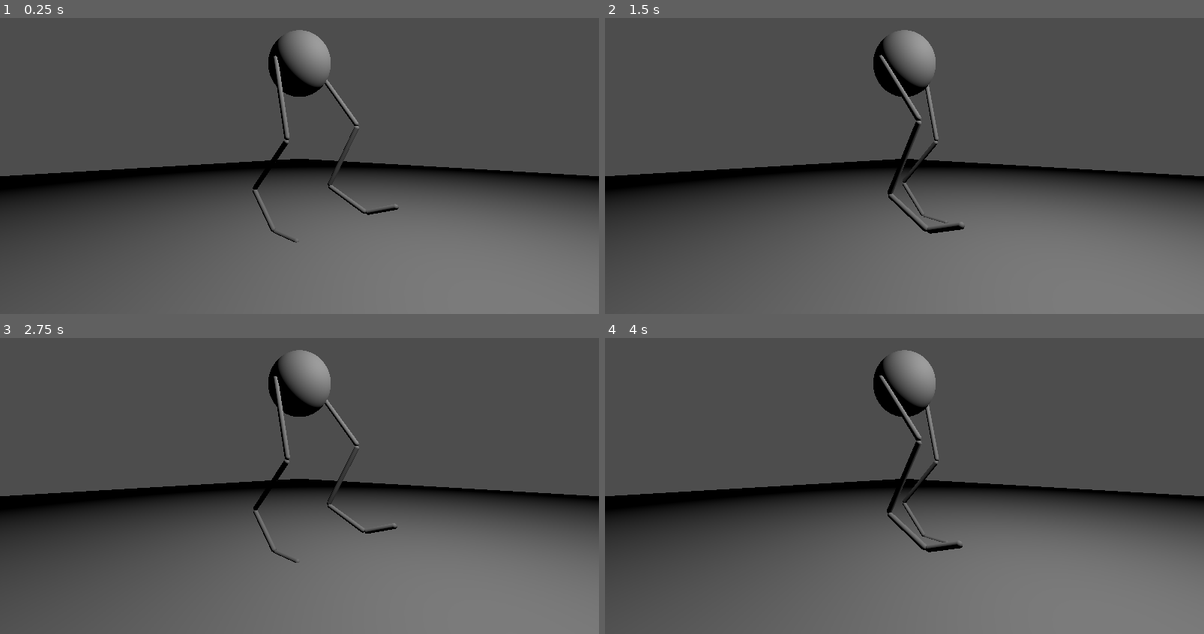
Above: before the commit, frames 1-4 (two rows, left to right).
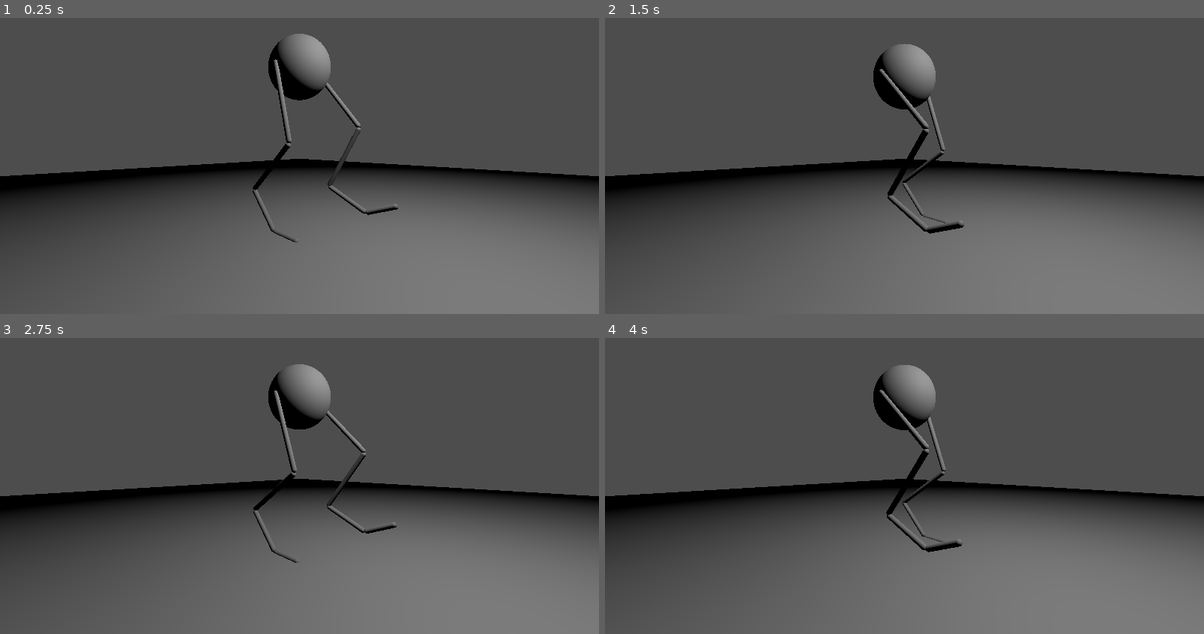
Above: after the commit, the same moments.

Repository: jehoz/legs-and-gaits
Game: Godot game, scene res://scenes/default.tscn
The game is run twice, just before and just after one commit, with the same random seed, the same clock (stepped at 60 frames per second) and the same inputs.
Inputs:
- Up to frame 1 (0.25 s): no input
- Up to frame 2 (1.5 s): no input
- Up to frame 3 (2.75 s): no input
- Up to frame 4 (4 s): no input

The runs differ from the first frame. In frame 1, 0.6% of the frame differs, in the area x 42-67%, y 4-67%; in frame 2, 2.3%; in frame 3, 2.3%; in frame 4, 2.4%, in the area x 44-60%, y 4-73%.

Commit message:
Add bounce to body segment based on leg movement

Diff:
--- a/scripts/body_segment.gd
+++ b/scripts/body_segment.gd
@@ -7,6 +7,7 @@
 var leg_r: Leg = null
 
 var resting_height: float = 0
+var y_velocity: float = 0
 
 func _init(blueprint: BodySegmentBlueprint):
 	radius = blueprint.radius
@@ -19,7 +20,7 @@
 		add_child(leg_l)
 
 		leg_r = Leg.new(blueprint.leg_blueprint, PI)
-		leg_l.name = "Leg R"
+		leg_r.name = "Leg R"
 		add_child(leg_r)
 
 		oscillator = Oscillator.new(2 * blueprint._speed, blueprint._phase_offset + 0.93)
@@ -28,7 +29,7 @@
 
 func _ready():
 	if leg_l != null:
-		resting_height = leg_l.max_length() * 0.9
+		resting_height = leg_l.max_length() * 0.85
 		leg_l.position.x = -radius
 
 	if leg_r != null:
@@ -43,4 +44,15 @@
 	position.y = resting_height
 
 func _process(delta):
-	position.y = resting_height - 0.025 * oscillator.asymmetric(1.0)
+	if leg_l == null:
+		return
+
+	var y_target = resting_height - 0.05
+	if leg_l.is_load_phase() or leg_r.is_load_phase():
+		y_target = resting_height + 0.05
+
+	var error = y_target - position.y
+	y_velocity = 1.25 * error - 0.95 * (error - y_velocity)
+
+	position.y += y_velocity * delta
+	#position.y = resting_height - 0.025 * oscillator.asymmetric(-1.0)
--- a/scripts/leg.gd
+++ b/scripts/leg.gd
@@ -101,6 +101,9 @@
 	foot_target.global_position = global_position + forward * oscillator.skewed(0.5) * step_distance
 	foot_target.global_position.y = max(0, oscillator.asymmetric(-1.0, PI/2)) * step_height
 
+func is_load_phase():
+	return foot_target.global_position.y <= 0 and foot_target.position.z > 0
+
 func solve_ik():
 	var forward = -get_global_transform().basis.z
 	var left = get_global_transform().basis.x
